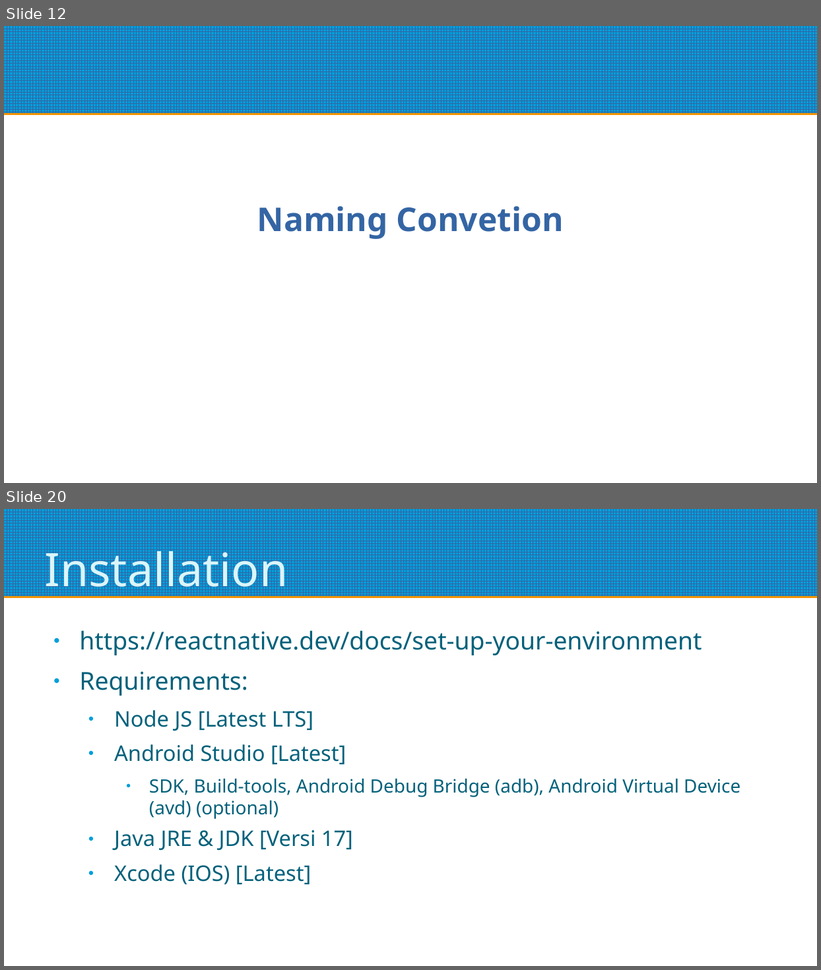
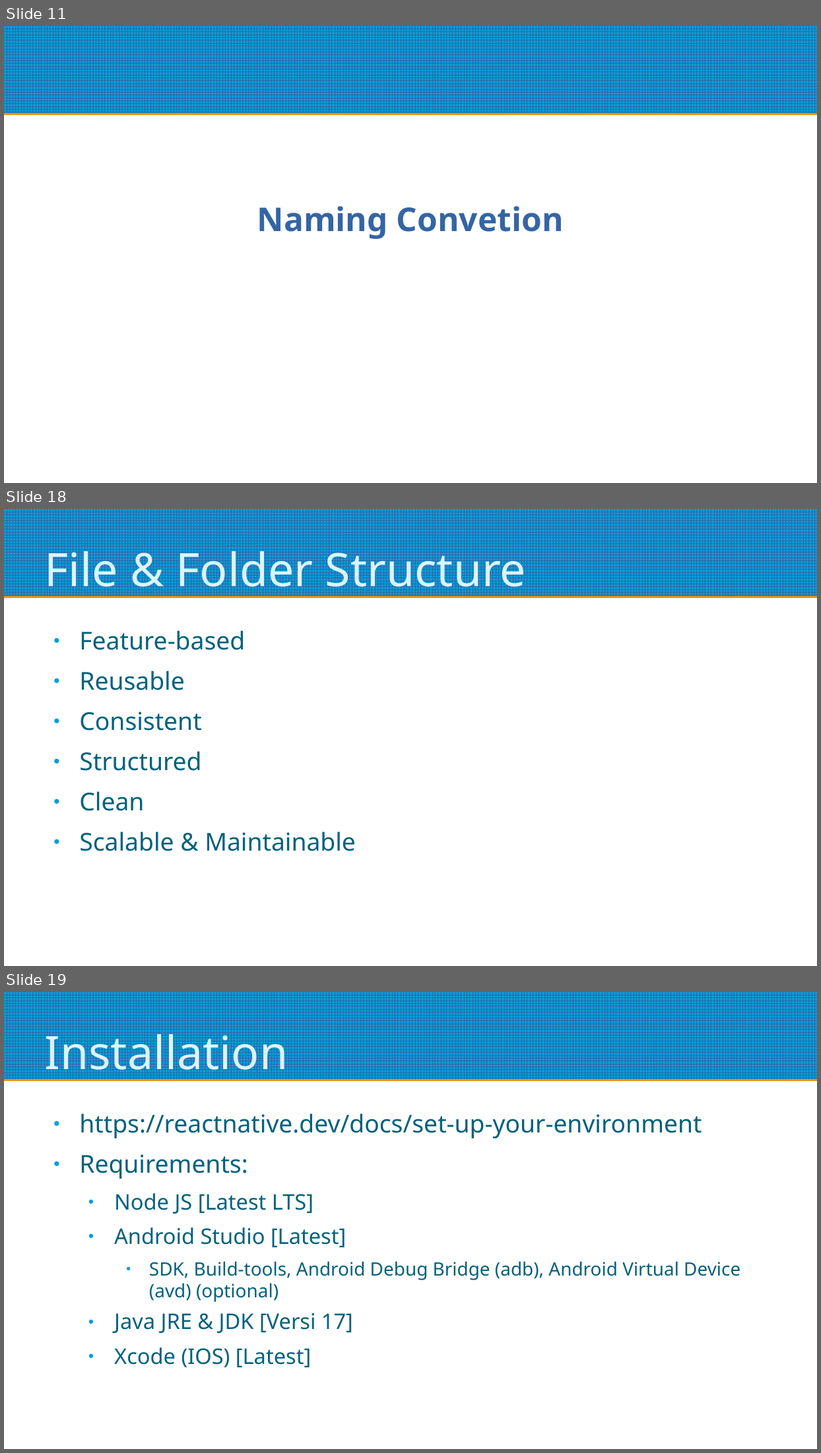
Before and after one commit to refsigregory/react-native-starter-lesson, a slide deck: docs/React Native Starter.odp. Shown one above the other, each under a label of ours: slides 12 and 20 before the commit, slides 11, 18 and 19 after it; the slides between them are not shown. The pictures are 821x970 and 821x1453 pixels, drawn with LibreOffice and Linux fonts; fonts in the diff are those of the drawing. Boxes give left, top, right and bottom in pixels: in the first picture for what was removed or moved away, otherwise in the second. Text is boxed around its words. In the diff, an @@ line names an element or a change of style, - is before the commit and + after.

```diff
--- a/docs/React Native Starter.odp
+++ b/docs/React Native Starter.odp
@@ slide 18 added at (4,509,817,966), background #FFFFFF; not listed: 1 template element that a slide beside it also shows @@
@@ title added at (45,543,526,598), 45 pt, text #DBF5F9 @@
+File & Folder Structure
@@ text added at (79,630,356,852), 24 pt, text #04617B @@
+● Feature-based
+● Reusable
+● Consistent
+● Structured
+● Clean
+● Scalable & Maintainable
@@ what was slide 12 is now slide 11 @@
@@ what was slide 20 is now slide 19 @@
```
Also in this commit, not shown: 9 slides changed, 5 other slides added, 5 slides removed.
